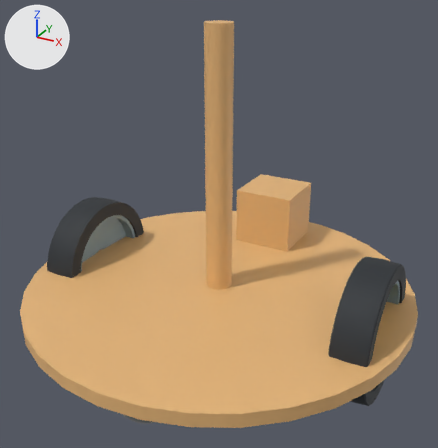
The Blender file assets/robot_alpha/robot_alpha.blend, before and after one commit.
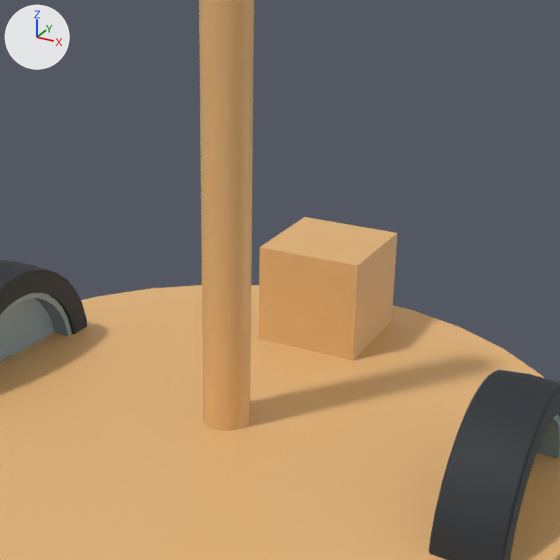
Each version appears first whole from a 50 mm lens placed at (2.02, -3.68, 2.9), pointed at (0.03, -0.06, 1.09), and next in a close-up on the part from 22% to 91% of the width and 13% to 80% of the height. Arrows for +X, +Y and +Z are at upper left; the lights stay in place.

The first close-up shows 'Frame-onlymesh', 'LeftWheel', 'RightWheel'.
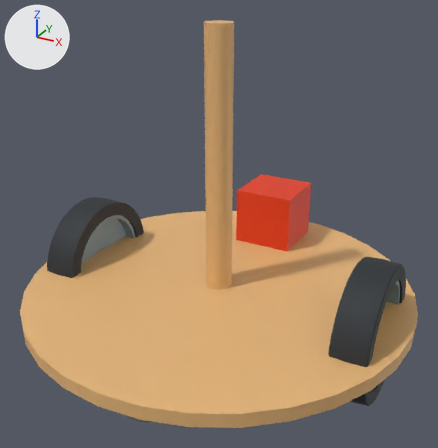
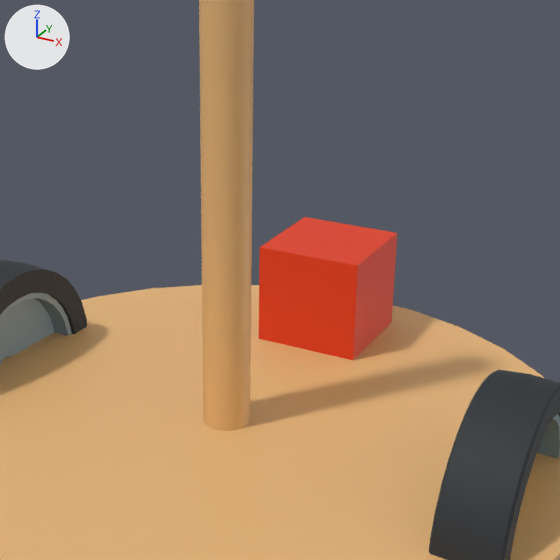
Commit message: Version 0.0.3 Alpha

What differs and where, as boxes [x1, y1, x2, y2] in the close-ups (560 x 560 px):
part 1 of me_cylinder_003, recoloured
    both: [259, 217, 397, 360]

What the commit changed:
me_cylinder_003 has 296 vertices, 74 faces and spans x -1.5..1.5, y -1.5..1.5, z -0.05..2.01.
me_cylinder_003 is used by ob_frame_onlymesh; parent ob_frame_rigidbody; location (0.0, 0.0, 0.5).
me_cylinder_003 part 1: all 6 faces centred in x -0.25..0.25, y 0.78..1.28, z 0.03..0.53 switch from mat_wood (beige #e7b77a) to mat_red (red #e73b14).
